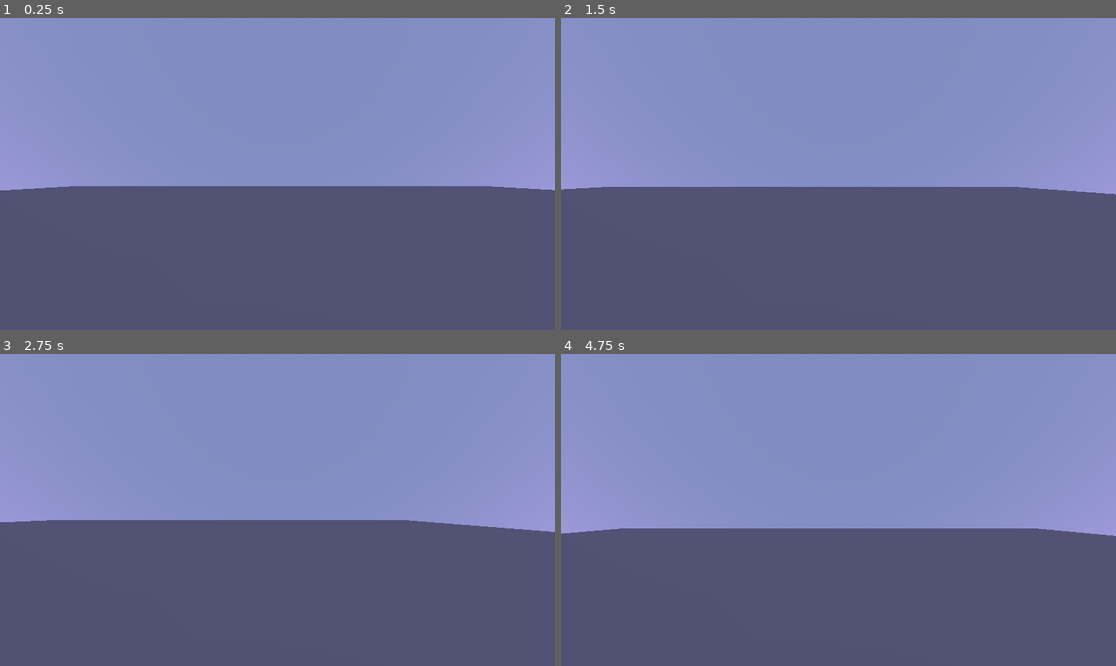
Above: before the commit, frames 1-4 (two rows, left to right).
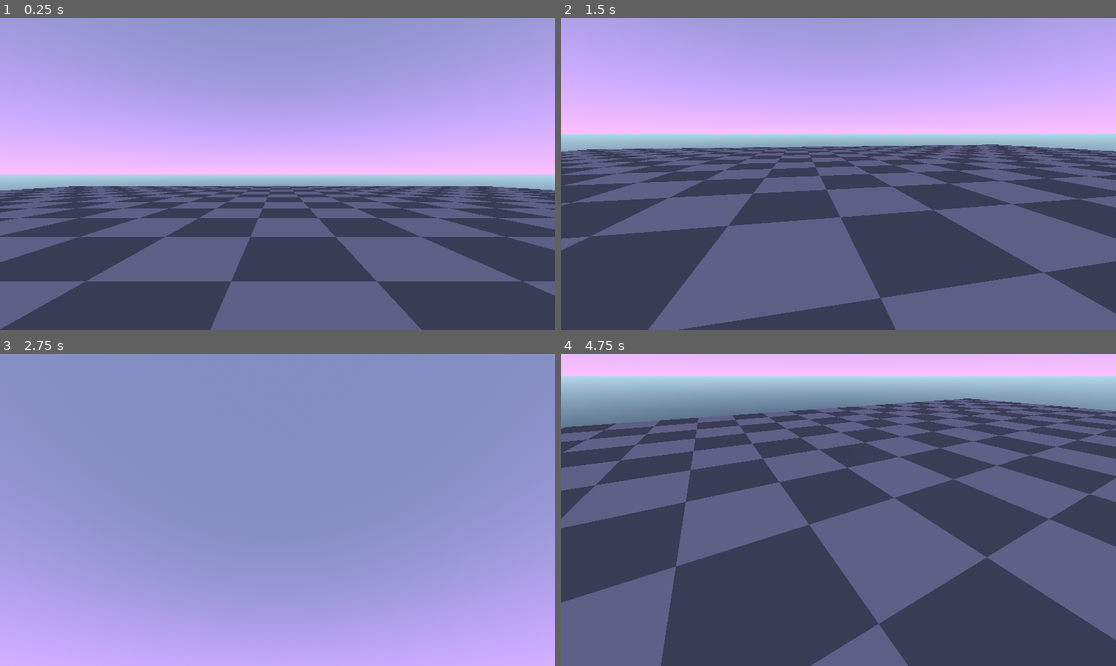
Above: after the commit, the same moments.

Repository: WilliamNord/Hide-and-seek
Game: Godot game, scene res://scenes/world.tscn
Two runs of this game, one before a commit and one after it. Both use one fixed random seed, a clock stepped at 60 frames per second and the inputs below.
Inputs (mouse positions are in pixels of both pictures, inside the frame that each line leads up to):
- Up to frame 1 (0.25 s): no input
- Up to frame 2 (1.5 s): move the mouse to (960, 158) at 0.52 s; hold D (right) 0.53-1.28 s; tap Space (jump) at 0.6, 0.77, 1.07, 1.35 s; move the mouse to (727, 189) at 1.27 s; hold S (backward) from 1.28 s (still down)
- Up to frame 3 (2.75 s): tap Space (jump) at 1.52, 1.82, 2.1 s; move the mouse to (333, 441) at 2.02 s; release S (backward) at 2.03 s; hold D (right) from 2.03 s (still down)
- Up to frame 4 (4.75 s): move the mouse to (810, 572) at 2.77 s; release D (right) at 2.78 s; hold W (forward) 2.78-3.53 s; tap Space (jump) at 2.85, 3.02, 3.32, 3.6, 3.77, 4.07, 4.35, 4.52 s; move the mouse to (1005, 556) at 3.52 s; hold A (left) from 3.53 s (still down); tap Escape (ui_cancel) at 4.15 s; move the mouse to (672, 463) at 4.27 s

The runs differ from the first frame. In frame 1, 69% of the frame differs, in the area x 0-100%, y 0-100%; in frame 2, 76%; in frame 3, 46%; in frame 4, 80%.

Commit message:
Jobber med hovedanimasjoner
Jeg jobber med animasjoner for å gå og for å svømme i spillet, jeg har egentlig bare én animasjon og en arm, men jeg bruker kode for å fikse resten.

Diff:
--- a/project.godot
+++ b/project.godot
@@ -14,6 +14,12 @@
 run/main_scene="uid://c5156k0cy7g13"
 config/features=PackedStringArray("4.6", "Forward Plus")
 config/icon="res://icon.svg"
+
+[display]
+
+window/size/viewport_width=2304
+window/size/viewport_height=1296
+window/size/mode=2
 
 [input]
 
--- a/scenes/player.gd
+++ /dev/null
@@ -1,30 +0,0 @@
-extends CharacterBody3D
-
-@export var speed := 5.0
-@export var jump_velocity := 4.5
-var gravity := 9.8
-
-func _physics_process(delta):
-	var direction = Vector3.ZERO
-
-	if Input.is_action_pressed("forward"):
-		direction -= transform.basis.z
-	if Input.is_action_pressed("backward"):
-		direction += transform.basis.z
-	if Input.is_action_pressed("left"):
-		direction -= transform.basis.x
-	if Input.is_action_pressed("right"):
-		direction += transform.basis.x
-
-	direction = direction.normalized()
-
-	velocity.x = direction.x * speed
-	velocity.z = direction.z * speed
-
-	if not is_on_floor():
-		velocity.y -= gravity * delta
-	else:
-		if Input.is_action_just_pressed("jump"):
-			velocity.y = jump_velocity
-
-	move_and_slide()
--- a/scenes/player.tscn
+++ b/scenes/player.tscn
@@ -1,6 +1,6 @@
 [gd_scene format=3 uid="uid://p55js0fsfvji"]
 
-[ext_resource type="Script" uid="uid://dusiqd82t8gtv" path="res://scenes/player.gd" id="1_3vyb7"]
+[ext_resource type="Script" uid="uid://dusiqd82t8gtv" path="res://scripts/player.gd" id="1_3vyb7"]
 
 [sub_resource type="CapsuleMesh" id="CapsuleMesh_g2els"]
 radius = 0.3
@@ -20,4 +20,4 @@
 shape = SubResource("CapsuleShape3D_3vyb7")
 
 [node name="Camera3D" type="Camera3D" parent="." unique_id=474183557]
-transform = Transform3D(1, 0, 0, 0, 1, 0, 0, 0, 1, 0, 0.553, -0.52711076)
+transform = Transform3D(1, 0, 0, 0, 1, 0, 0, 0, 1, 0, 0.553, -0.2103566)
--- /dev/null
+++ b/scenes/world.gdshader
@@ -0,0 +1,12 @@
+shader_type spatial;
+
+uniform vec4 color_a : source_color = vec4(0.4, 0.4, 0.4, 1.0);
+uniform vec4 color_b : source_color = vec4(0.65, 0.65, 0.65, 1.0);
+uniform float tile_size : hint_range(0.5, 10.0) = 2.0;
+
+void fragment() {
+    vec2 uv = floor(UV * (50.0 / tile_size));
+    float checker = mod(uv.x + uv.y, 2.0);
+    ALBEDO = mix(color_a, color_b, checker).rgb;
+    ROUGHNESS = 0.9;
+}
--- a/scenes/world.tscn
+++ b/scenes/world.tscn
@@ -1,6 +1,7 @@
 [gd_scene format=3 uid="uid://c5156k0cy7g13"]
 
 [ext_resource type="PackedScene" uid="uid://p55js0fsfvji" path="res://scenes/player.tscn" id="1_nnsk1"]
+[ext_resource type="Shader" uid="uid://dxu1mbvy2rgas" path="res://scenes/world.gdshader" id="1_rwgxs"]
 
 [sub_resource type="MeshLibrary" id="MeshLibrary_e5uuo"]
 item/0/name = ""
@@ -10,8 +11,23 @@
 item/0/navigation_mesh_transform = Transform3D(1, 0, 0, 0, 1, 0, 0, 0, 1, 0, 0, 0)
 item/0/navigation_layers = 1
 
+[sub_resource type="ShaderMaterial" id="ShaderMaterial_4wyf3"]
+render_priority = 0
+shader = ExtResource("1_rwgxs")
+shader_parameter/color_a = Color(0.4, 0.4, 0.4, 1)
+shader_parameter/color_b = Color(0.65, 0.65, 0.65, 1)
+shader_parameter/tile_size = 2.0
+
 [sub_resource type="PlaneMesh" id="PlaneMesh_e5uuo"]
 size = Vector2(50, 50)
+
+[sub_resource type="PortableCompressedTexture2D" id="PortableCompressedTexture2D_nnsk1"]
+
+[sub_resource type="StandardMaterial3D" id="StandardMaterial3D_nnsk1"]
+shading_mode = 0
+albedo_color = Color(0.21010199, 0.1151352, 0.018684994, 1)
+albedo_texture = SubResource("PortableCompressedTexture2D_nnsk1")
+refraction_enabled = true
 
 [sub_resource type="ConcavePolygonShape3D" id="ConcavePolygonShape3D_nnsk1"]
 data = PackedVector3Array(25, 0, 25, -25, 0, 25, 25, 0, -25, -25, 0, 25, -25, 0, -25, 25, 0, -25)
@@ -33,7 +49,6 @@
 [sub_resource type="Environment" id="Environment_nnsk1"]
 background_mode = 2
 sky = SubResource("Sky_rwgxs")
-sky_rotation = Vector3(-0.93375117, 0, 0)
 
 [node name="world" type="Node3D" unique_id=1528248698]
 
@@ -41,7 +56,9 @@
 mesh_library = SubResource("MeshLibrary_e5uuo")
 
 [node name="MeshInstance3D" type="MeshInstance3D" parent="." unique_id=187843702]
+material_override = SubResource("ShaderMaterial_4wyf3")
 mesh = SubResource("PlaneMesh_e5uuo")
+surface_material_override/0 = SubResource("StandardMaterial3D_nnsk1")
 
 [node name="StaticBody3D" type="StaticBody3D" parent="MeshInstance3D" unique_id=211257556]
 
--- /dev/null
+++ b/scripts/network_handler.gd
@@ -0,0 +1 @@
+extends Node
--- /dev/null
+++ b/scripts/player.gd
@@ -0,0 +1,51 @@
+extends CharacterBody3D
+
+@export var speed := 5.0
+@export var jump_velocity := 4.5
+@export var mouse_sensitivity := 0.003
+
+var gravity := 9.8
+
+@onready var camera := $Camera3D
+
+func _ready():
+	Input.set_mouse_mode(Input.MOUSE_MODE_CAPTURED)
+
+func _unhandled_input(event):
+	# Slipp musen med Escape
+	if event.is_action_pressed("ui_cancel"):
+		Input.set_mouse_mode(Input.MOUSE_MODE_VISIBLE)
+
+	# Roter med musen
+	if event is InputEventMouseMotion and Input.get_mouse_mode() == Input.MOUSE_MODE_CAPTURED:
+		# Venstre/høyre – roter hele spilleren rundt Y-aksen
+		rotate_y(-event.relative.x * mouse_sensitivity)
+		# Opp/ned – roter bare kameraet rundt X-aksen
+		camera.rotate_x(-event.relative.y * mouse_sensitivity)
+		# Begrens kameraet så det ikke flips helt rundt
+		camera.rotation.x = clamp(camera.rotation.x, -PI / 2, PI / 2)
+
+func _physics_process(delta):
+	var direction = Vector3.ZERO
+
+	if Input.is_action_pressed("forward"):
+		direction -= transform.basis.z
+	if Input.is_action_pressed("backward"):
+		direction += transform.basis.z
+	if Input.is_action_pressed("left"):
+		direction -= transform.basis.x
+	if Input.is_action_pressed("right"):
+		direction += transform.basis.x
+
+	direction = direction.normalized()
+
+	velocity.x = direction.x * speed
+	velocity.z = direction.z * speed
+
+	if not is_on_floor():
+		velocity.y -= gravity * delta
+	else:
+		if Input.is_action_just_pressed("jump"):
+			velocity.y = jump_velocity
+
+	move_and_slide()
Not shown, added: scenes/world.gdshader.uid
Not shown, added: scripts/network_handler.gd.uid
Renamed: scenes/player.gd.uid -> scripts/player.gd.uid
Not shown, changed: .DS_Store
